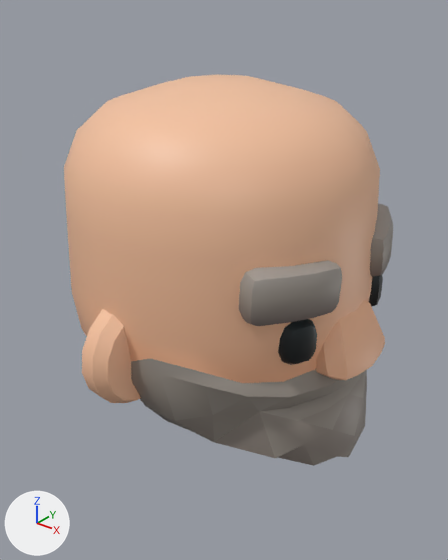
An edit to the Blender file construction/Models/Characters/Head_Templates.blend, drawn before and after from the same camera.
Both versions are drawn from a camera (50 mm lens) standing at (1.101, -1.365, 1.211) and looking at (-0.027, 0.045, 0.337). The lights are fixed; the arrows at lower left show +X, +Y and +Z.

Objects in the first picture: 'Barbarian_Head'.
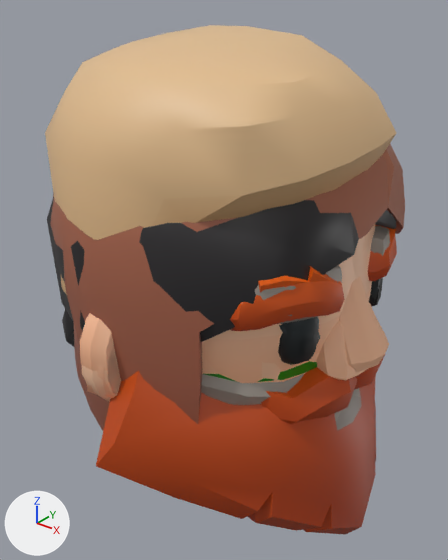
What differs and where, as boxes (x1, y1, x2, y2) in the pictures (448 x 560 px):
'Knight_Head', shown (beige)
    after: (45, 25, 396, 395)
'Engineer_Head.001', shown (brown)
    after: (96, 225, 397, 534)
'Rogue_Head', shown (brown)
    after: (50, 144, 405, 431)
'Mage_Head', shown (black)
    after: (47, 197, 396, 398)
'CharacterTemplate_Head', shown (green)
    after: (205, 361, 317, 382)
'Barbarian_Head', unchanged, covered by the edit
    before: (64, 74, 393, 466)
    after: (86, 224, 390, 431)

What the commit changed:
Object 'Mage_Head' (ob_mage_head) is now shown.
Object 'CharacterTemplate_Head' (ob_charactertemplate_head) is now shown.
Object 'Rogue_Head' (ob_rogue_head) is now shown.
Object 'Knight_Head' (ob_knight_head) is now shown.
Object 'Engineer_Head.001' (ob_engineer_head_001) is now shown.
